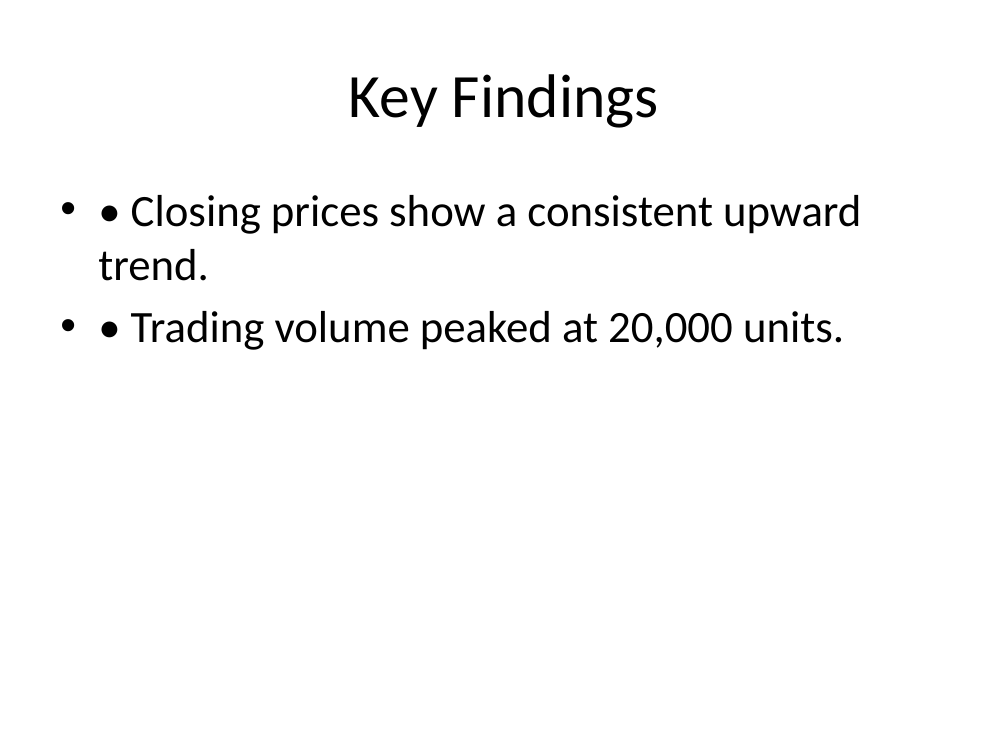
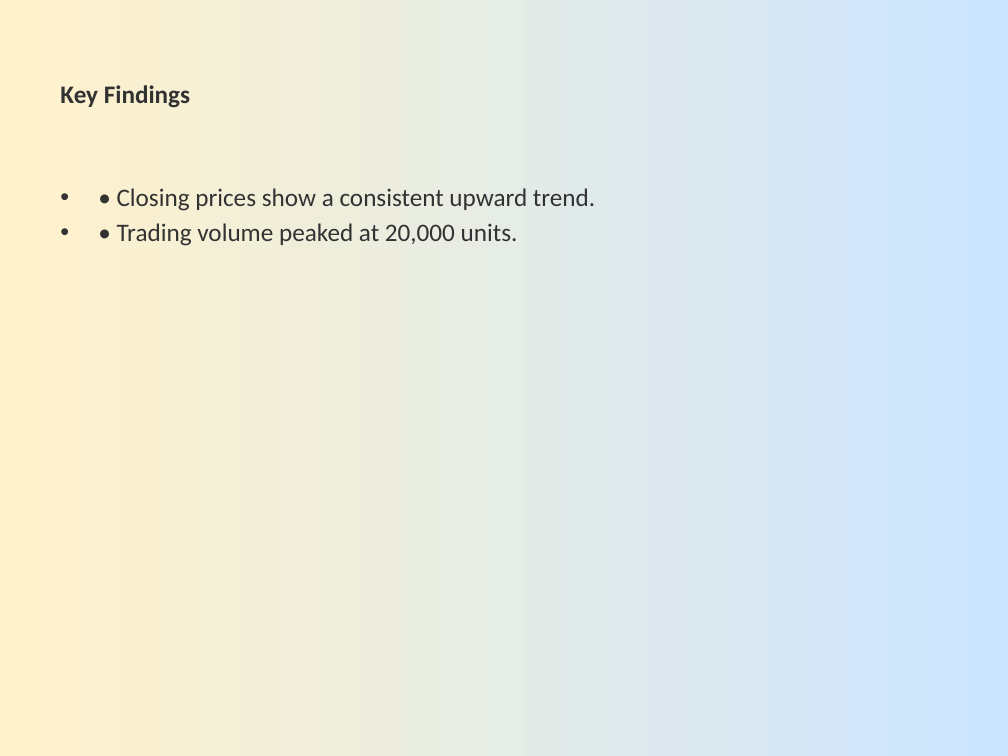
Before and after one commit to bhush55/Stock_market, a slide deck: slide 3 of Stock_Market_Analysis.pptx. Drawn at 1008x756 pixels with LibreOffice and Linux fonts; fonts in the diff are those of the drawing. Boxes give left, top, right and bottom in pixels: in the first picture for what was removed or moved away, otherwise in the second. Text is boxed around its words. In the diff, an @@ line names an element or a change of style, - is before the commit and + after.

```diff
--- a/Stock_Market_Analysis.pptx
+++ b/Stock_Market_Analysis.pptx
@@ background #FFFFFF to gradient #FFF2CC to #CCE5FF @@
@@ title "Key Findings" at [60, 85, 190, 108]: size 44 to 18 pt, text colour #000000 to #323232, bold on; alignment centre to left @@
@@ text "• Closing prices show a ..." at [117, 188, 595, 246]: size 32 to 18 pt, text colour #000000 to #323232; less space between paragraphs @@
```
Also in this commit, not shown: 5 other slides changed.
